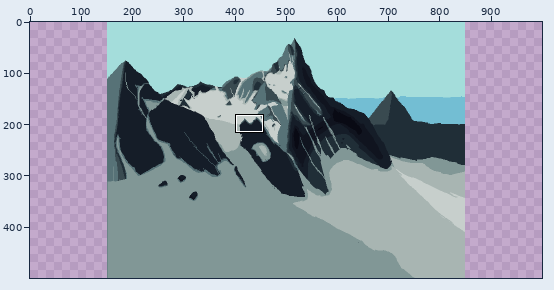
Edited in one commit: pixel-art file (Sprites/BackGrounds/Ice/Mountains.aseprite). Above: a wide view before the commit, with the close-up outlined.
Close-up. Before the edit:
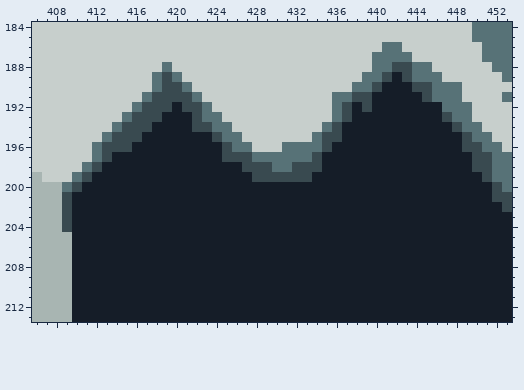
700x500 pixels, 1 frame. Shown: x 406..453, y 184..213. The old version is drawn lined up with the new one, on the new canvas. The commit also changed other parts of the picture, which this record leaves out.
The result:
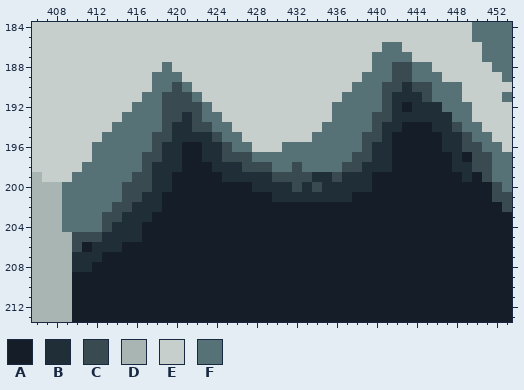
Palette (. is transparent): A #151d28  B #202e37  C #394a50  D #a8b5b2  E #c7cfcc  F #577277
What changed:
canvas 700x500 -> 1000x500, the old top-left corner now at 150,0
Colour B replaces colour A in row 190 at x 443; in row 191 at x 442 to 444; in row 192 at x 442 and 444 to 446; in row 193 at x 421 and 442 to 446; in row 194 at x 420 to 421, 441 to 442 and 446 to 447; in row 195 at x 420 to 423, 441 and 447 to 448.
Colour B replaces colour A in row 196 at x 419 to 420, 423 to 424, 440 to 441 and 447 to 448; in row 197 at x 419 to 420, 423 to 424, 440 to 441 and 448; in row 198 at x 418 to 420, 424 to 426, 439 to 441 and 448 to 449; in row 199 at x 418 to 419, 425 to 427, 434 to 435, 437 to 439 and 449; in row 200 at x 418 to 419, 428 to 431, 433 and 435 to 439; in row 201 at x 417 to 418 and 430 to 437.
Colour B replaces colour A in row 202 at x 416 to 418; in row 203 at x 415 to 417; in row 204 at x 414 to 416; in row 205 at x 413 to 416; in row 206 at x 412 to 414; in row 207 at x 410 to 412.
Colour B replaces colour A in row 208 at x 410 to 411.
Colour B replaces colour C in row 193 at x 447; in row 199 at x 428 to 429.
Colour C replaces colour A in row 189 at x 442; in row 190 at x 441 to 442; in row 191 at x 441; in row 192 at x 420 and 441; in row 193 at x 419 to 420 and 440 to 441; in row 194 at x 419 and 440.
Colour C replaces colour A in row 195 at x 418 to 419 and 439 to 440; in row 196 at x 418 and 439; in row 197 at x 417 to 418 and 438 to 439; in row 198 at x 417 and 437 to 438; in row 199 at x 416 to 417 and 436; in row 200 at x 415 to 417, 432 and 434.
Colour C replaces colour A in row 201 at x 415 to 416; in row 202 at x 414 to 415; in row 203 at x 413 to 414; in row 204 at x 413; in row 205 at x 410 to 412; in row 206 at x 410.
Colour E replaces colour F in row 191 at x 436.
Colour F replaces colour A in row 191 at x 440; in row 192 at x 438 and 440; in row 193 at x 438 to 439; in row 194 at x 418 and 437 to 439; in row 195 at x 417 and 437 to 438; in row 196 at x 416 to 417 and 436 to 438.
Colour F replaces colour A in row 197 at x 414 to 416 and 435 to 437; in row 198 at x 413 to 416 and 435 to 436; in row 199 at x 412 to 415; in row 200 at x 411 to 414; in row 201 at x 410 to 414; in row 202 at x 410 to 413.
Colour F replaces colour A in rows 203 to 204 at x 410 to 412.
Colour F replaces colour C in row 189 at x 419 and 441; in row 190 at x 419 and 440; in row 191 at x 418 and 438 to 439; in row 192 at x 417 to 418, 437 and 439; in row 193 at x 416 to 418 and 437; in row 194 at x 415 to 417 and 436.
Colour F replaces colour C in row 195 at x 414 to 416 and 435 to 436; in row 196 at x 413 to 415 and 435; in row 197 at x 413 and 434; in row 198 at x 412 and 433 to 434; in row 199 at x 411; in row 200 at x 410.
Colour F replaces colour C in rows 201 to 204 at x 409.
